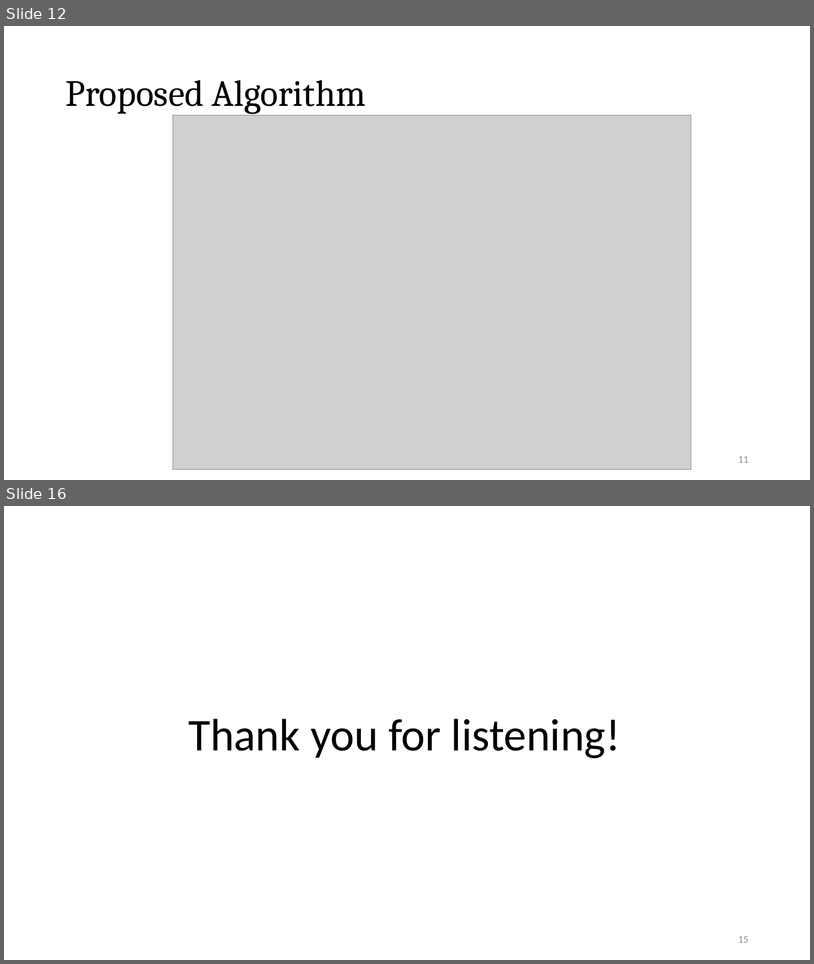
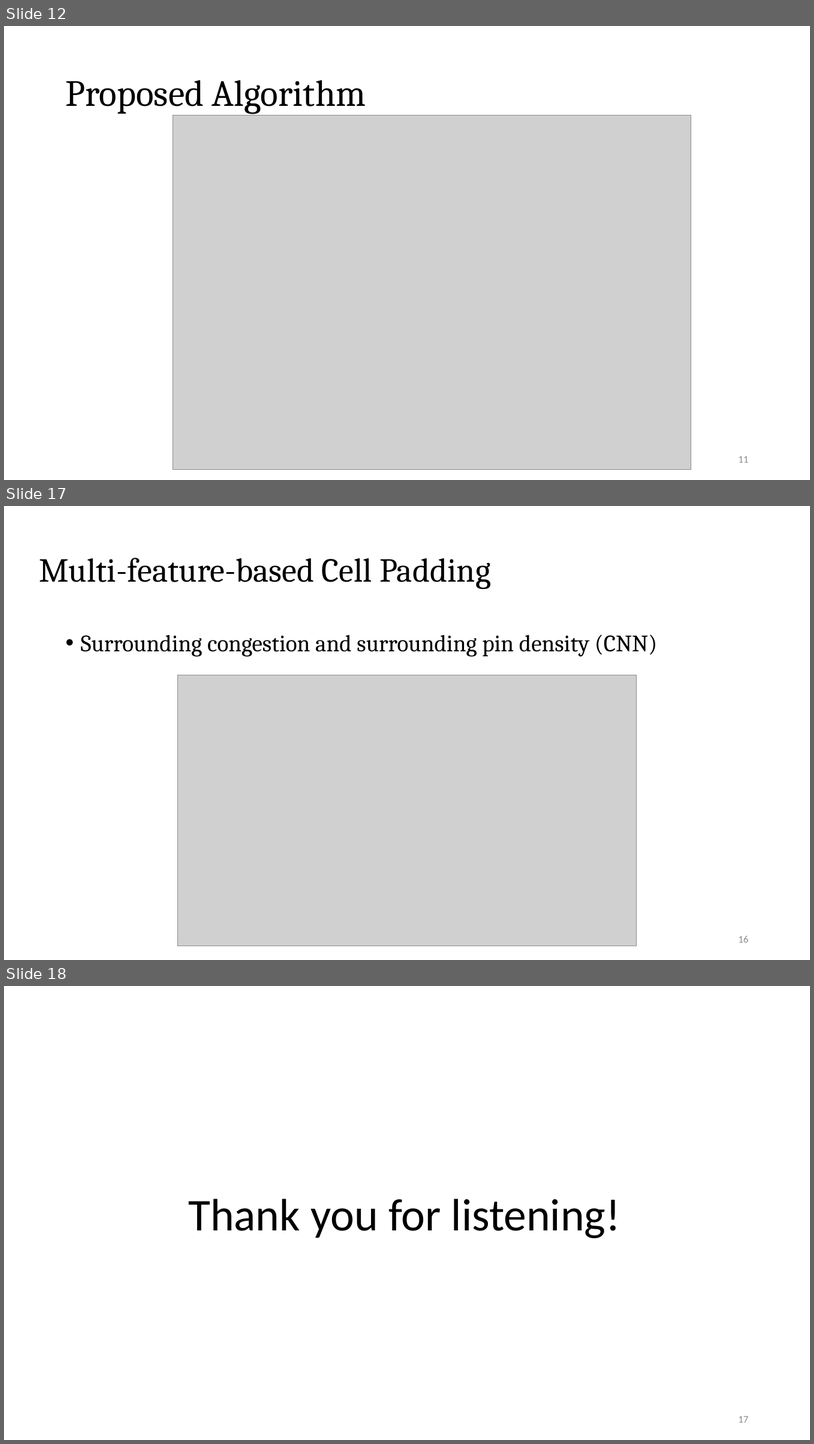
Before and after one commit to Pacific-Feng-Studuies/Studied-Papers, a slide deck: GM/Placement/PUFFER A Routability-Driven Placement Framework via Cell Padding/PUFFER A Routability-Driven Placement Framework via Cell Padding.pptx. Shown one above the other, each under a label of ours: slides 12 and 16 before the commit, slides 12, 17 and 18 after it; the slides between them are not shown. The pictures are 814x964 and 814x1444 pixels, drawn with LibreOffice and Linux fonts; fonts in the diff are those of the drawing; grey boxes stand for pictures. Boxes give left, top, right and bottom in pixels: in the first picture for what was removed or moved away, otherwise in the second. Text is boxed around its words. In the diff, an @@ line names an element or a change of style, - is before the commit and + after.

```diff
--- a/GM/Placement/PUFFER A Routability-Driven Placement Framework via Cell Padding/PUFFER A Routability-Driven Placement Framework via Cell Padding.pptx
+++ b/GM/Placement/PUFFER A Routability-Driven Placement Framework via Cell Padding/PUFFER A Routability-Driven Placement Framework via Cell Padding.pptx
@@ slide 17 added at box(4, 506, 810, 960), background #FFFFFF @@
@@ title added at box(39, 558, 491, 589), 40 pt, text #000000 @@
+Multi-feature-based Cell Padding
@@ text added at box(81, 634, 657, 657), 28 pt, text #000000 @@
+• Surrounding congestion and surrounding pin density (CNN)
@@ picture added at box(177, 675, 636, 946) @@
@@ page number added at box(738, 936, 749, 942), 12 pt, text #8C8C8C @@
+16
@@ what was slide 16 is now slide 18 @@
@@ page number at box(738, 1416, 749, 1422): text changed @@
-15
+17
```
Also in this commit, not shown: 4 slides changed, 1 other slide added, 1 other file.
